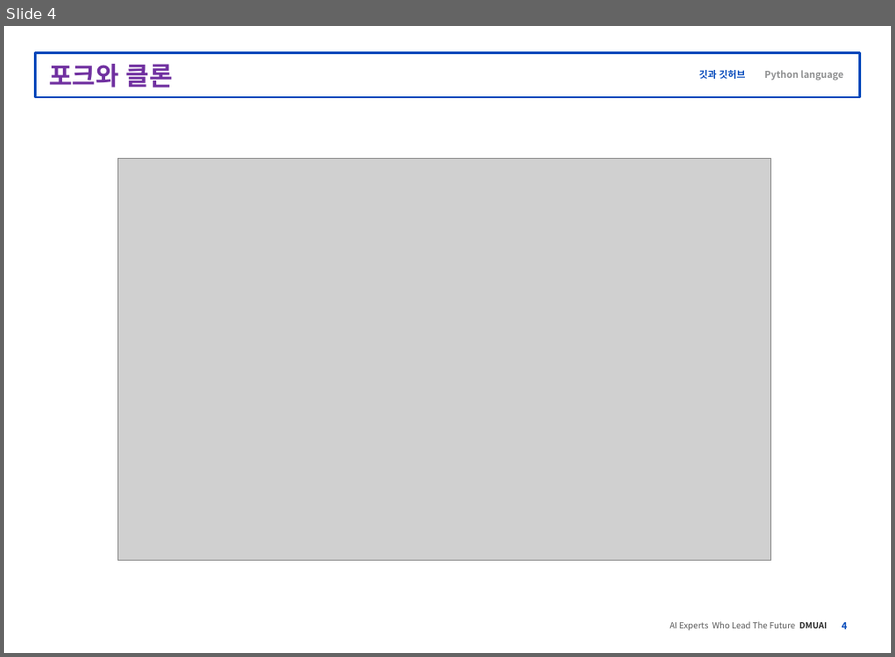
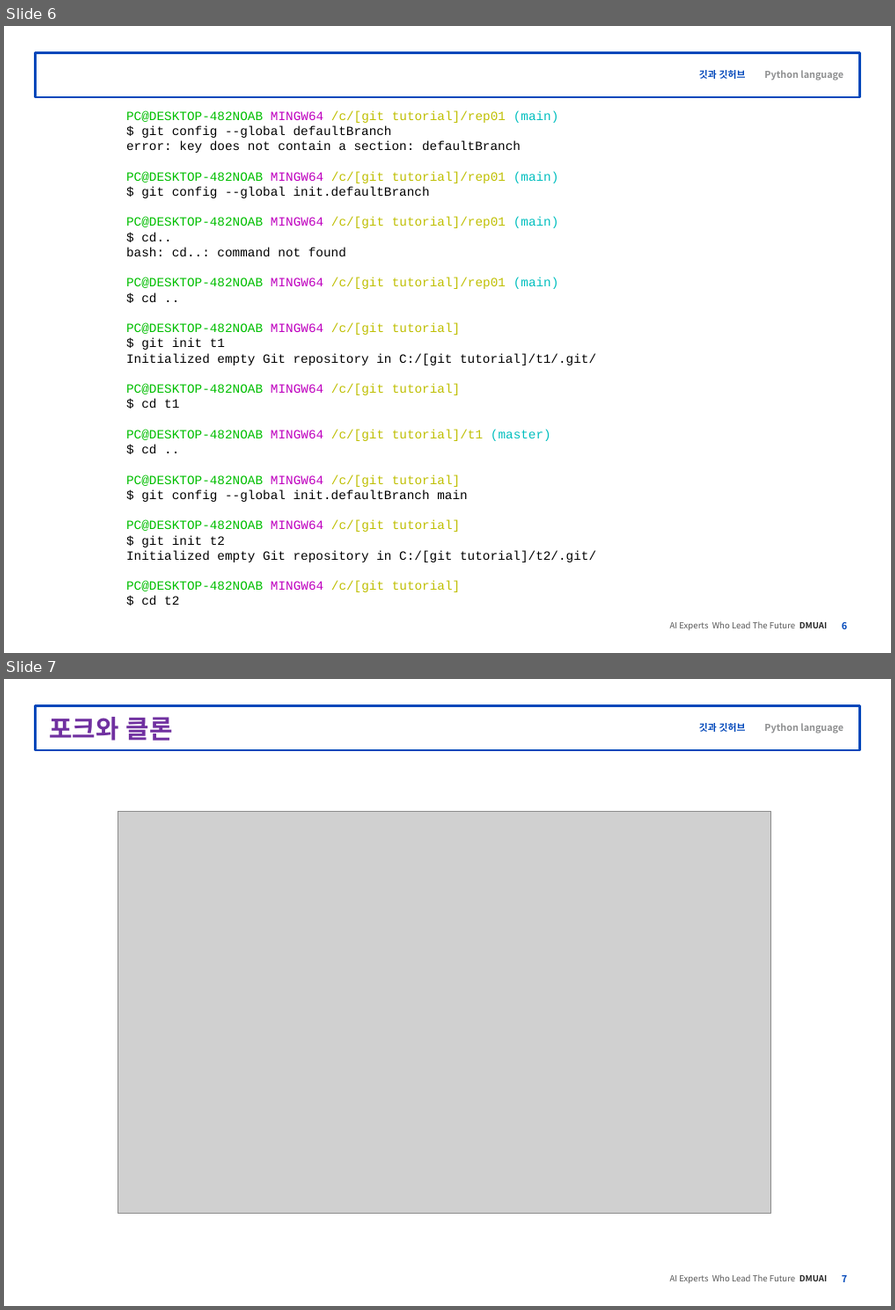
Before and after one commit to loliveoo/github-basic, a slide deck: 3-1 지역과 원격 저장소 연동 기초.pptx. Shown one above the other, each under a label of ours: slide 4 before the commit, slides 6 and 7 after it. The pictures are 895x657 and 895x1310 pixels, drawn with LibreOffice and Linux fonts; fonts in the diff are those of the drawing; grey boxes stand for pictures; background and template pictures are left out. Boxes give left, top, right and bottom in pixels: in the first picture for what was removed or moved away, otherwise in the second. Text is boxed around its words. In the diff, an @@ line names an element or a change of style, - is before the commit and + after.

```diff
--- a/3-1 지역과 원격 저장소 연동 기초.pptx
+++ b/3-1 지역과 원격 저장소 연동 기초.pptx
@@ slide 6 added at (x1=4, y1=26, x2=891, y2=653), background #FFFFFF; not listed: 5 template elements that a slide beside it also shows @@
@@ text added at (x1=126, y1=110, x2=596, y2=605), 12 pt, text #000000 @@
+PC@DESKTOP-482NOAB MINGW64 /c/[git tutorial]/rep01 (main)
+$ git config --global defaultBranch
+error: key does not contain a section: defaultBranch
+PC@DESKTOP-482NOAB MINGW64 /c/[git tutorial]/rep01 (main)
+$ git config --global init.defaultBranch
+PC@DESKTOP-482NOAB MINGW64 /c/[git tutorial]/rep01 (main)
+$ cd..
+bash: cd..: command not found
+PC@DESKTOP-482NOAB MINGW64 /c/[git tutorial]/rep01 (main)
+$ cd ..
+PC@DESKTOP-482NOAB MINGW64 /c/[git tutorial]
+$ git init t1
+Initialized empty Git repository in C:/[git tutorial]/t1/.git/
+PC@DESKTOP-482NOAB MINGW64 /c/[git tutorial]
+$ cd t1
+PC@DESKTOP-482NOAB MINGW64 /c/[git tutorial]/t1 (master)
+$ cd ..
+PC@DESKTOP-482NOAB MINGW64 /c/[git tutorial]
+$ git config --global init.defaultBranch main
+PC@DESKTOP-482NOAB MINGW64 /c/[git tutorial]
+$ git init t2
+Initialized empty Git repository in C:/[git tutorial]/t2/.git/
+PC@DESKTOP-482NOAB MINGW64 /c/[git tutorial]
+$ cd t2
@@ what was slide 4 is now slide 7 @@
@@ page number at (x1=842, y1=1276, x2=847, y2=1283): text changed @@
-4
+7
```
Also in this commit, not shown: 2 other slides added.
